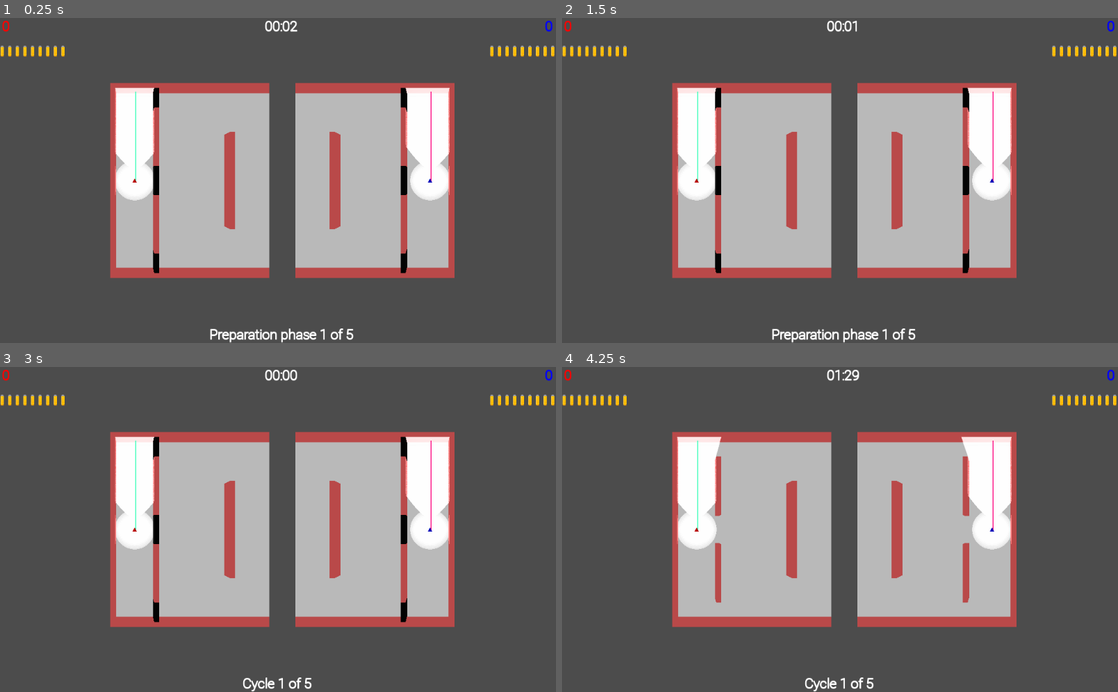
Above: before the commit, frames 1-4 (two rows, left to right).
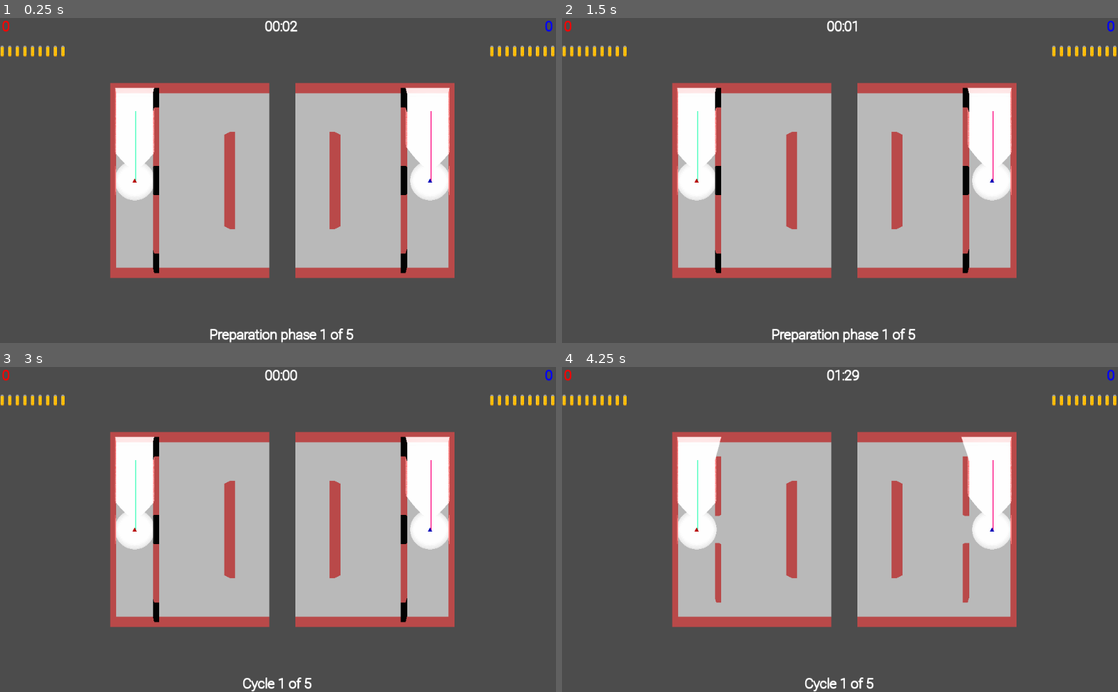
Above: after the commit, the same moments.

Repository: lizrad/fpspf
Game: Godot game, scene res://World.tscn
Same seed, same stepped clock (60 frames per second), same inputs: the game is played once before the commit and once after it.
Inputs:
- Up to frame 1 (0.25 s): no input
- Up to frame 2 (1.5 s): tap Enter at 0.5 s; tap Space at 1.25 s
- Up to frame 3 (3 s): tap Enter at 2.75 s
- Up to frame 4 (4.25 s): tap Space at 3.5 s

The runs differ from the first frame. In frame 1, less than 0.1% of the frame differs, in the area x 24-78%, y 22-29%; in frame 2, less than 0.1%; in frame 3, less than 0.1%; in frame 4, less than 0.1%.

Commit message:
Implement hitscan bullet continuously damaging bodies

Diff:
--- a/Attacking/AimVisualization.gd
+++ b/Attacking/AimVisualization.gd
@@ -1,14 +1,16 @@
 extends RayCast
 
-export var max_distance := 3
+var _max_distance =0
 
-func _ready():
-	cast_to= Vector3(0,0,-max_distance)
 
-func _process(delta):
+func set_max_distance(max_distance) ->void:
+	_max_distance = max_distance
+	cast_to= Vector3(0,0,-_max_distance)
+
+func _physics_process(delta):
 	var collider = get_collider()
 	var hitpoint = get_collision_point()
-	var distance = max_distance;
+	var distance = _max_distance;
 	if collider:
 		var hit_distance = hitpoint.distance_to(global_transform.origin)
 		if hit_distance < distance:
--- a/Attacking/AttackType.gd
+++ b/Attacking/AttackType.gd
@@ -2,6 +2,7 @@
 extends Resource
 
 export var ammunition: int
+export var attack_range: float
 export var cooldown: float
 export var damage: float
 export (PackedScene) var attack
--- a/Attacking/Attacker.gd
+++ b/Attacking/Attacker.gd
@@ -1,7 +1,8 @@
 extends Spatial
 
-export var visualization_time := 0.5
+export var attack_time := 0.5
 var _attack_deadline := 0.0
+var _spawned_attacks = []
 
 var _ammunition_tracker = {}
 var _owning_player
@@ -15,10 +16,12 @@
 
 func visualize_attack(attack_type, owning_player) -> void:
 	var attack = attack_type.attack.instance()
+	_spawned_attacks.append(attack)
+	attack.connect("tree_exiting", self, "_attack_tree_exiting", [attack])
 	get_tree().get_root().add_child(attack);
 	attack.global_transform = global_transform
 	attack.global_transform.origin = $AttackOriginPosition.global_transform.origin;
-	attack.initialize_visual(owning_player, visualization_time)
+	attack.initialize_visual(owning_player, attack_time, attack_type.attack_range)
 	emit_signal("gain_bullet")
 
 
@@ -35,6 +38,18 @@
 
 func reload(attack_type) -> void:
 	_ammunition_tracker[attack_type]=attack_type.ammunition
+
+func reload_all() ->void:
+	for attack_type in _ammunition_tracker:
+		reload(attack_type)
+
+func reset()->void:
+	for attack in _spawned_attacks:
+		attack.queue_free()
+	_spawned_attacks.clear()
+
+func set_bullet_range(bullet_range) ->void:
+	$AttackOriginPosition/AimVisualization.set_max_distance(bullet_range)
 
 func _process(delta):
 	if _attack_deadline > 0:
@@ -56,12 +71,16 @@
 func _create_attack(attack_type, owning_player) -> bool:
 	if !_handle_ammunition(attack_type):
 		return false
-
-	print(str("Ammunition is ",_ammunition_tracker[attack_type], "/",attack_type.ammunition))
 	_attack_deadline = attack_type.cooldown
 	var attack = attack_type.attack.instance()
+	_spawned_attacks.append(attack)
+	attack.connect("tree_exiting", self, "_attack_tree_exiting", [attack])
 	get_tree().get_root().add_child(attack);
 	attack.global_transform = global_transform
 	attack.global_transform.origin = $AttackOriginPosition.global_transform.origin;
-	attack.initialize(owning_player, visualization_time, attack_type.damage)
+	attack.initialize(owning_player, attack_time,attack_type.attack_range, attack_type.damage)
 	return true
+
+
+func _attack_tree_exiting(attack) ->void:
+	_spawned_attacks.remove(_spawned_attacks.find(attack))
--- a/Attacking/Attacker.tscn
+++ b/Attacking/Attacker.tscn
@@ -20,7 +20,6 @@
 enabled = true
 cast_to = Vector3( 0, 0, -3 )
 script = ExtResource( 3 )
-max_distance = 50
 
 [node name="LineRenderer" parent="AttackOriginPosition/AimVisualization" instance=ExtResource( 2 )]
 layers = 0
@@ -28,3 +27,5 @@
 cast_shadow = 0
 points = [ Vector3( 0, 0, 0 ), Vector3( 0, 0, -3 ) ]
 globalCoords = false
+
+[connection signal="tree_exiting" from="." to="." method="_on_Attacker_tree_exiting"]
--- a/Attacking/Melee/Melee.gd
+++ b/Attacking/Melee/Melee.gd
@@ -1,32 +1,28 @@
 extends Area
 
-export var hit_sphere_radius := 1.0
-export var active_time = 0.1
 export var only_hit_one_body = true
 var _damage := 10.0
-var _visualization_time := 2.00
+var _attack_time := 2.00
 var _owning_player
 var _hit_something = false
-func initialize_visual(owning_player, visualization_time) ->void:
-	_visualization_time = visualization_time
-	$Visualization.scale = Vector3(hit_sphere_radius,hit_sphere_radius,hit_sphere_radius)
+func initialize_visual(owning_player, attack_time, attack_range) ->void:
+	_attack_time = attack_time
+	$Visualization.scale = Vector3(attack_range,attack_range,attack_range)
 	$Visualization.set_surface_material(0, owning_player.get_parent().shot_material)
 
-func initialize(owning_player, visualization_time, damage) ->void:
-	assert(visualization_time>=active_time) #the attack should not be longer active than it is visualized
+func initialize(owning_player, attack_time, attack_range, damage) ->void:
 	_damage = damage
 	_owning_player = owning_player
 	var sphereShape = SphereShape.new()
-	sphereShape.radius = hit_sphere_radius
+	sphereShape.radius = attack_range
 	$CollisionShape.shape = sphereShape
-	initialize_visual(owning_player, visualization_time)
+	initialize_visual(owning_player, attack_time, attack_range)
 
 func _process(delta):
-	active_time-=delta;
-	if(_visualization_time<=0):
+	if(_attack_time<=0):
 		queue_free()
 		return
-	_visualization_time-=delta
+	_attack_time-=delta
 
 func _hit_body(body) ->void:
 	if body.is_in_group("Damagable"):
@@ -36,8 +32,6 @@
 			body.receive_damage(_damage)
 
 func _physics_process(delta):
-	if active_time <= 0:
-		return
 	var bodies =  get_overlapping_bodies()
 	if bodies.size() == 0:
 		return
--- a/Attacking/Melee/melee.tres
+++ b/Attacking/Melee/melee.tres
@@ -6,6 +6,7 @@
 [resource]
 script = ExtResource( 1 )
 ammunition = -1
+attack_range = 1.0
 cooldown = 1.0
 damage = 3.0
 attack = ExtResource( 2 )
--- a/Attacking/Shots/HitscanShot/HitscanShot.gd
+++ b/Attacking/Shots/HitscanShot/HitscanShot.gd
@@ -1,60 +1,76 @@
 extends RayCast
 
-export var bullet_range := 50.0
+export var continuosly_damaging := true
+export var damage_invincibility_time := 0.25
 
-var _visualization_time # Set from the Shooter
+var _bullet_range
+var _attack_time # Set from the Shooter
 var _owning_player;
 var _damage := 10.0
+var _visual := false
 var _first_frame := true
-var _visual := false
 
-func initialize_visual(owning_player, visualization_time) ->void:
+var _hit_bodies_invincibilty_tracker = {}
+
+func initialize_visual(owning_player, attack_time, attack_range) ->void:
 	_visual = true
-	cast_to = Vector3(0,0,-bullet_range)
-	_visualization_time = visualization_time
+	_bullet_range = attack_range
+	cast_to = Vector3(0,0,-_bullet_range)
+	_attack_time = attack_time
 	$LineRenderer.points = []
 	$LineRenderer.points.append(Vector3.ZERO)
 	$LineRenderer.points.append(Vector3.ZERO)
 	_owning_player = owning_player
 	add_exception(owning_player)
 
-func initialize(owning_player, visualization_time, damage) ->void:
+func initialize(owning_player, attack_time, attack_range, damage) ->void:
 	_damage = damage
-	cast_to = Vector3(0,0,-bullet_range)
-	_visualization_time = visualization_time
+	_bullet_range = attack_range
+	cast_to = Vector3(0,0,-_bullet_range)
+	_attack_time = attack_time
+	_owning_player = owning_player
 	$LineRenderer.points = []
 	$LineRenderer.points.append(Vector3.ZERO)
 	$LineRenderer.points.append(Vector3.ZERO)
-	$LineRenderer.material_override = owning_player.get_parent().shot_material
+	$LineRenderer.material_override = _owning_player.get_parent().shot_material
 	_update_collision()
 
 func _physics_process(delta):
-	_visualization_time -= delta
+	_attack_time -= delta
 
-	if(_visualization_time<=0):
+	if(_attack_time<=0):
 		queue_free()
 		return
-
-	if _first_frame:
+	for i in _hit_bodies_invincibilty_tracker:
+		_hit_bodies_invincibilty_tracker[i]-=delta
+		_hit_bodies_invincibilty_tracker[i] = clamp(_hit_bodies_invincibilty_tracker[i],0,damage_invincibility_time)
+	if _visual or (not _first_frame and not continuosly_damaging):
+		var collider = get_collider()
+		if collider:
+			var hit_point = to_local(get_collision_point())
+			$LineRenderer.points[1] = hit_point if hit_point.length()<_bullet_range else Vector3(0,0,-_bullet_range)
+		else:
+			$LineRenderer.points[1] = Vector3(0,0,-_bullet_range)
+		$LineRenderer.material_override = _owning_player.get_parent().shot_material
+	elif continuosly_damaging or _first_frame:
 		_first_frame = false
-		if _visual:
-			var collider = get_collider()
-			if collider:
-				$LineRenderer.points[1]=to_local(get_collision_point())
-			$LineRenderer.material_override = _owning_player.get_parent().shot_material
-		else:
-			_update_collision()
+		_update_collision()
 
 
 func _update_collision():
 	var collider = get_collider()
 	if collider:
-		print(str("Bullet hit collider of node named ",collider.name))
 
 		# Update the line renderer no matter what it is
-		$LineRenderer.points[1] = to_local(get_collision_point())
+
+		var hit_point = to_local(get_collision_point())
+		$LineRenderer.points[1] = hit_point if hit_point.length()<_bullet_range else Vector3(0,0,-_bullet_range)
 
 		# Shoot player if it was damagable
 		if collider.is_in_group("Damagable"):
 			assert(collider.has_method("receive_damage"))
-			collider.receive_damage(_damage)
+			if (not _hit_bodies_invincibilty_tracker.has(collider) or _hit_bodies_invincibilty_tracker[collider] <=0):
+				_hit_bodies_invincibilty_tracker[collider]=damage_invincibility_time
+				collider.receive_damage(_damage)
+	else:
+			$LineRenderer.points[1] = Vector3(0,0,-_bullet_range)
--- a/Attacking/Shots/HitscanShot/HitscanShot.tscn
+++ b/Attacking/Shots/HitscanShot/HitscanShot.tscn
@@ -7,6 +7,7 @@
 enabled = true
 cast_to = Vector3( 0, 0, -1 )
 script = ExtResource( 1 )
+damage_invincibility_time = 0.3
 
 [node name="LineRenderer" parent="." instance=ExtResource( 3 )]
 cast_shadow = 0
--- a/Attacking/Shots/HitscanShot/hitscan_shot.tres
+++ b/Attacking/Shots/HitscanShot/hitscan_shot.tres
@@ -6,6 +6,7 @@
 [resource]
 script = ExtResource( 2 )
 ammunition = 9
+attack_range = 15.0
 cooldown = 0.5
 damage = 1.0
 attack = ExtResource( 1 )
--- a/Players/Player.gd
+++ b/Players/Player.gd
@@ -34,6 +34,8 @@
 		self.transform = initial_transform
 		self.attack_type = initial_attack_type
 
+func _ready():
+	$Attacker.set_bullet_range(ranged_attack_type.attack_range)
 
 func _physics_process(delta):
 	if not visible:
--- a/World.gd
+++ b/World.gd
@@ -53,6 +53,7 @@
 		Gamestate.GAME:
 			# prepare for replay
 			for player_manager in $PlayerManagers.get_children():
+				player_manager.active_player.get_node("Attacker").reset()
 				player_manager.convert_active_to_ghost(_current_frame - 1)
 				# get last created ghost and connect to bullet gain
 				var attacker = player_manager.last_ghost.get_node("Attacker")
@@ -88,8 +89,9 @@
 			$HUD.reload_ammo()
 			$HUD.set_prep_time(true)
 			for player_manager in $PlayerManagers.get_children():
+				player_manager.last_ghost.get_node("Attacker").reset()
 				var attacker = player_manager.active_player.get_node("Attacker")
-				attacker.reload(player_manager.active_player.ranged_attack_type)
+				attacker.reload_all()
 				# disconnect ghosts from bullet refill
 				attacker.disconnect("gain_bullet", $HUD, "regain_bullet")
 
--- a/project.godot
+++ b/project.godot
@@ -73,6 +73,7 @@
 [global]
 
 line=false
+frame=false
 
 [input]
 
@@ -204,10 +205,13 @@
 [layer_names]
 
 3d_render/layer_1="Level"
+3d_render/layer_2="All Players"
 3d_render/layer_5="Player 1"
 3d_render/layer_6="Player 2"
 3d_render/layer_7="Player 3"
 3d_render/layer_8="Player 4"
+3d_render/layer_9="Player 4"
+3d_render/layer_10="Ghost"
 
 [physics]
 
